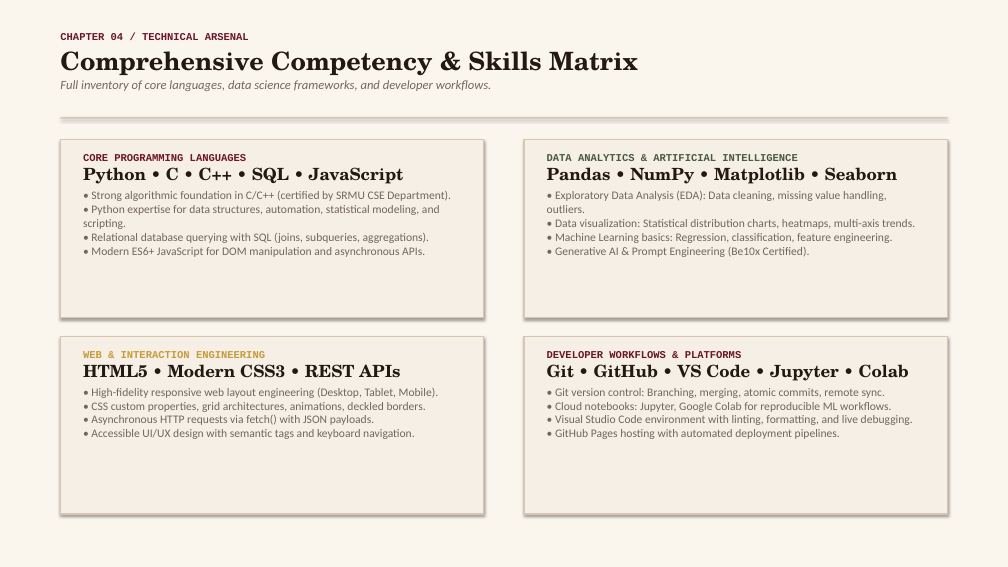
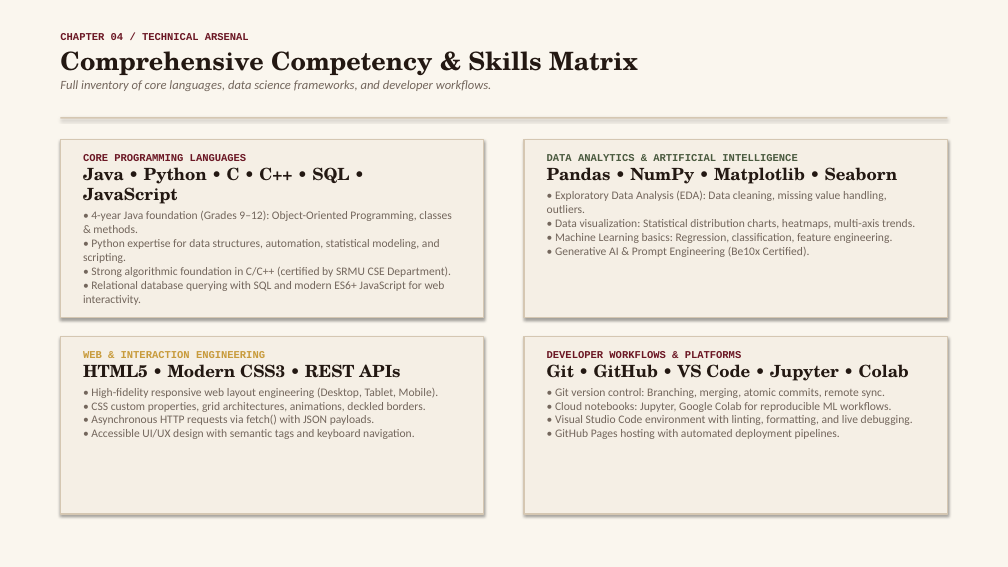
Before and after one commit to Aashi230/portfolio, a slide deck: slide 8 of Aashi_Srivastava_Portfolio_Presentation.pptx. Drawn at 1008x567 pixels with LibreOffice and Linux fonts; fonts in the diff are those of the drawing. Boxes give left, top, right and bottom in pixels: in the first picture for what was removed or moved away, otherwise in the second. Text is boxed around its words. In the diff, an @@ line names an element or a change of style, - is before the commit and + after.

Commit message:
Highlight dual badges (Student & Tech Learner + Aspiring Data Analyst) and 4-year Java foundation (Class 9-12)

```diff
--- a/Aashi_Srivastava_Portfolio_Presentation.pptx
+++ b/Aashi_Srivastava_Portfolio_Presentation.pptx
@@ text at (83, 167, 451, 305): text changed @@
-Python • C • C++ • SQL • JavaScript
-• Strong algorithmic foundation in C/C++ (certified by SRMU CSE Department).
-• Python expertise for data structures, automation, statistical modeling, and scripting.
-• Relational database querying with SQL (joins, subqueries, aggregations).
-• Modern ES6+ JavaScript for DOM manipulation and asynchronous APIs.
+Java • Python • C • C++ • SQL • JavaScript
+• 4-year Java foundation (Grades 9–12): Object-Oriented Programming, classes & methods.
+• Python expertise for data structures, automation, statistical modeling, and scripting.
+• Strong algorithmic foundation in C/C++ (certified by SRMU CSE Department).
+• Relational database querying with SQL and modern ES6+ JavaScript for web interactivity.
```
Also in this commit, not shown: 2 other slides changed, 2 other files.
